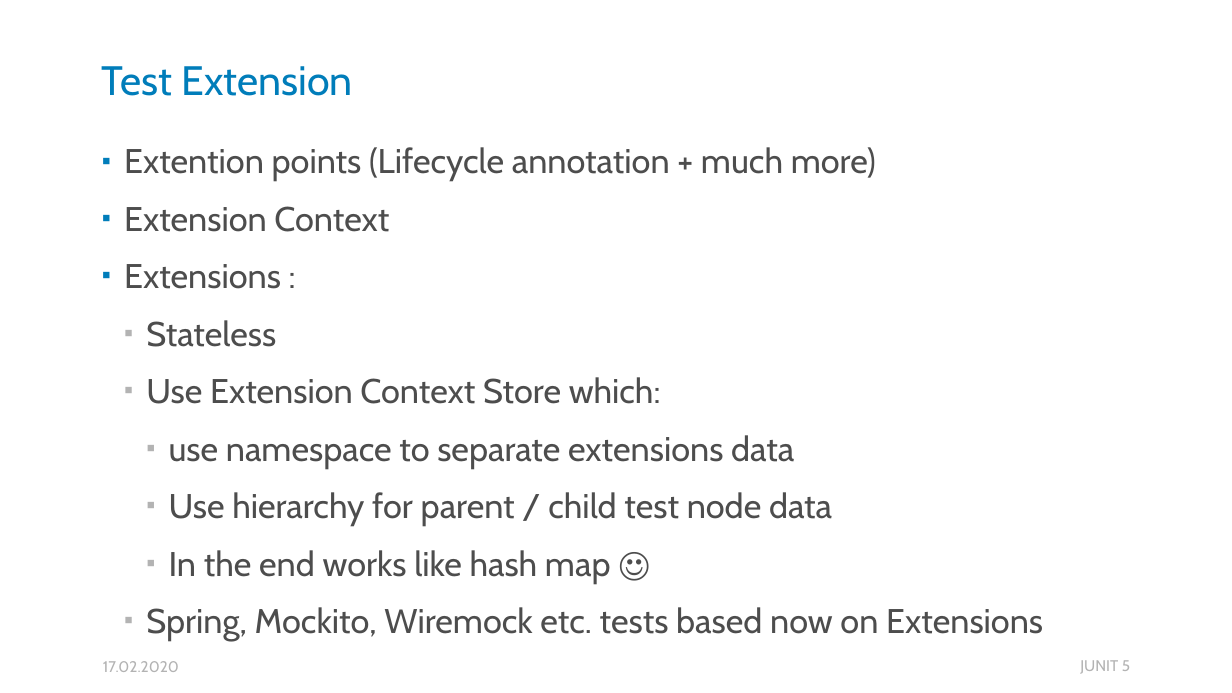
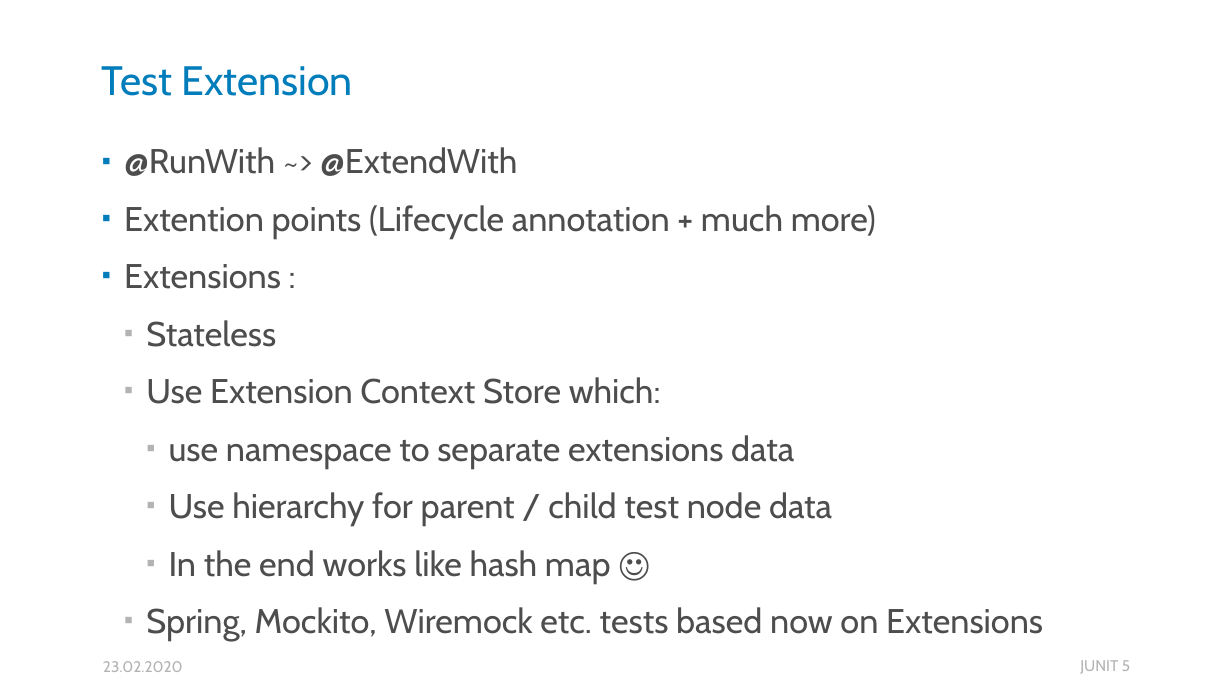
Before and after one commit to HellSpawn287/pf-presentations, a slide deck: slide 17 of ZJAVA/Junit5/Junit5 - ZJAVA.pptx. Drawn at 1232x693 pixels with LibreOffice and Linux fonts; fonts in the diff are those of the drawing. Boxes give left, top, right and bottom in pixels: in the first picture for what was removed or moved away, otherwise in the second. Text is boxed around its words. In the diff, an @@ line names an element or a change of style, - is before the commit and + after.

```diff
--- a/ZJAVA/Junit5/Junit5 - ZJAVA.pptx
+++ b/ZJAVA/Junit5/Junit5 - ZJAVA.pptx
@@ text at (124,147,517,176): paragraph added @@
+▪ @RunWith ~> @ExtendWith
@@ text at (124,206,389,232): paragraph removed @@
-▪ Extension Context
@@ text at (103,661,183,672): text changed @@
-17.02.2020
+23.02.2020
```
Also in this commit, not shown: 17 other slides changed, 2 other files.
